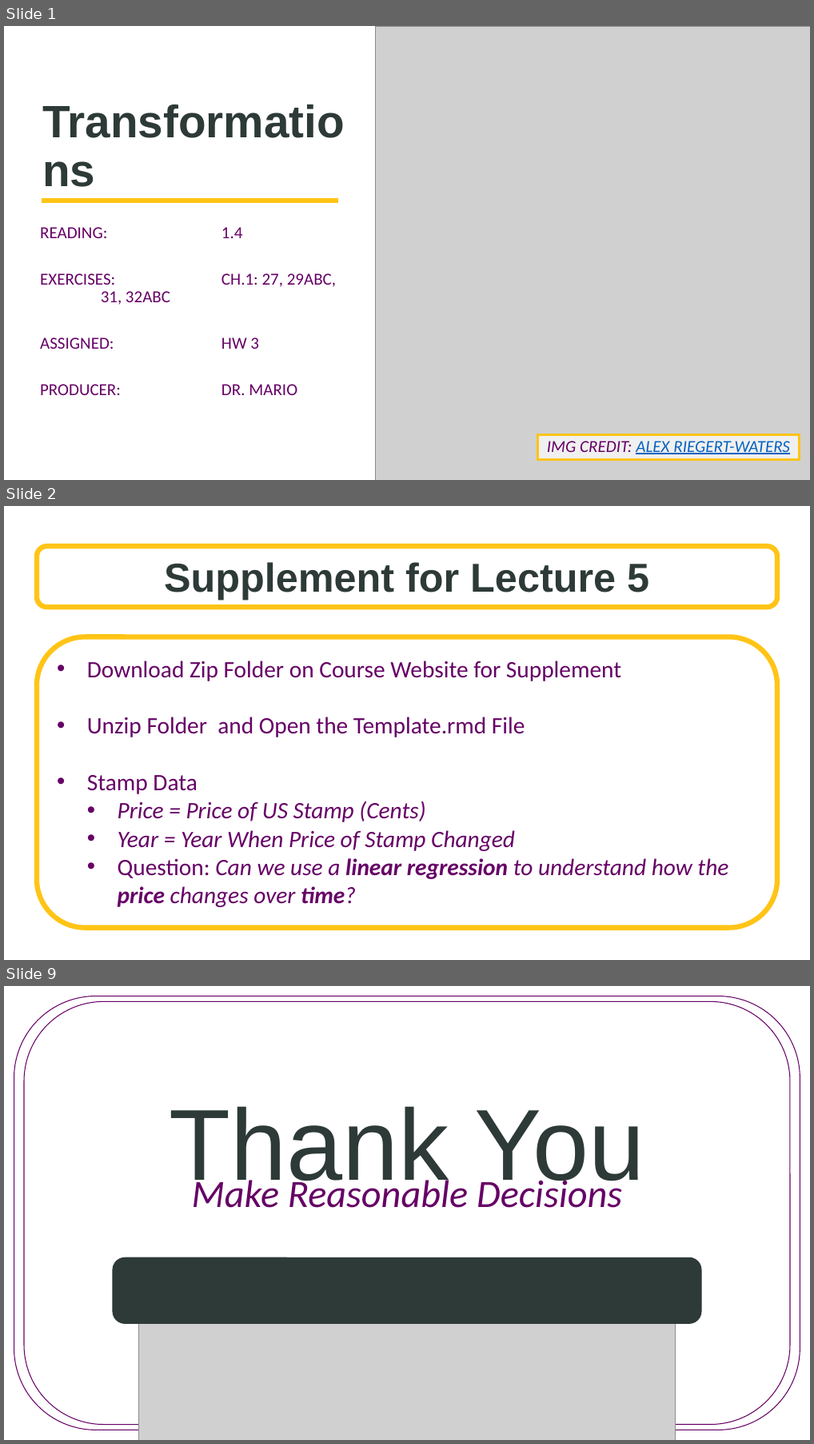
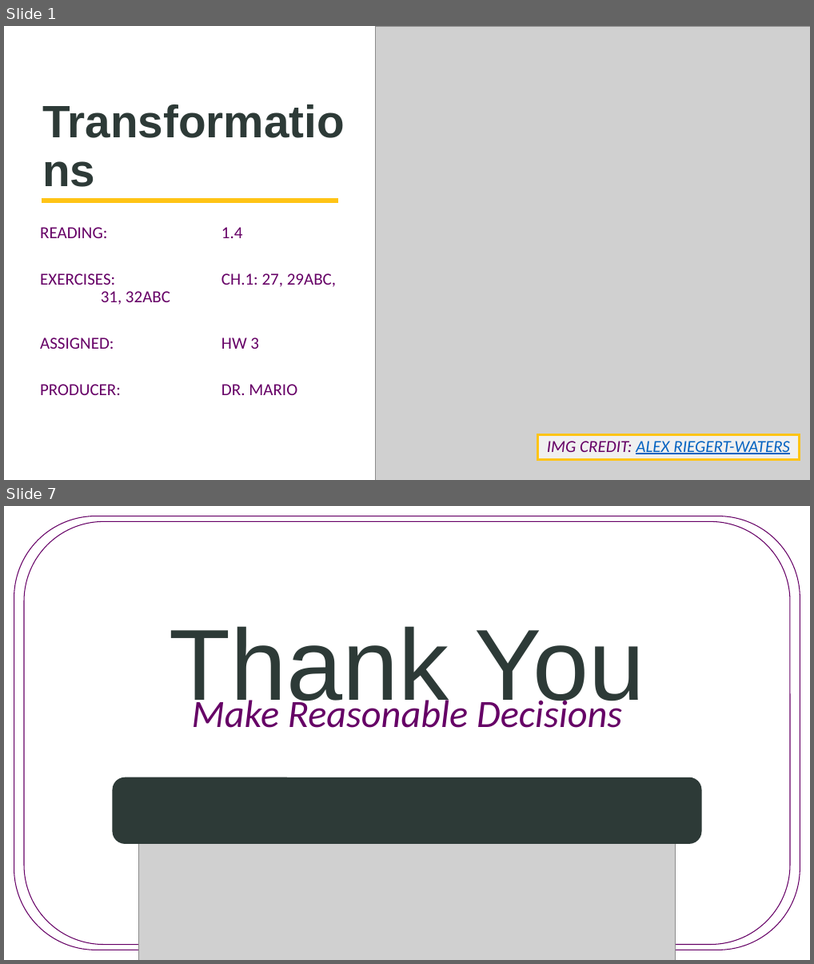
Before and after one commit to SuperMarioGiacomazzo/STOR455_WEBSITE, a slide deck: Lectures/6 - Transformations.pptx. Shown one above the other, each under a label of ours: slides 1, 2 and 9 before the commit, slides 1 and 7 after it; the slides between them are not shown. The pictures are 814x1444 and 814x964 pixels, drawn with LibreOffice and Linux fonts; fonts in the diff are those of the drawing; grey boxes stand for pictures; background and template pictures are left out. Boxes give left, top, right and bottom in pixels: in the first picture for what was removed or moved away, otherwise in the second. Text is boxed around its words. In the diff, an @@ line names an element or a change of style, - is before the commit and + after.

```diff
--- a/Lectures/6 - Transformations.pptx
+++ b/Lectures/6 - Transformations.pptx
@@ slide 2 removed at (4,506,810,960), background picture (left out) @@
@@ rounded rectangle removed at (37,546,778,607) @@
-Supplement for Lecture 5
@@ rounded rectangle removed at (37,636,778,927) @@
-• Download Zip Folder on Course Website for Supplement
-• Unzip Folder and Open the Template.rmd File
-• Stamp Data
-  • Price = Price of US Stamp (Cents)
-  • Year = Year When Price of Stamp Changed
-  • Question: Can we use a linear regression to understand how the price changes over time?
@@ what was slide 9 is now slide 7 @@
```
Also in this commit, not shown: 1 slide changed, 4 slides added, 5 other slides removed, 3 other files.
